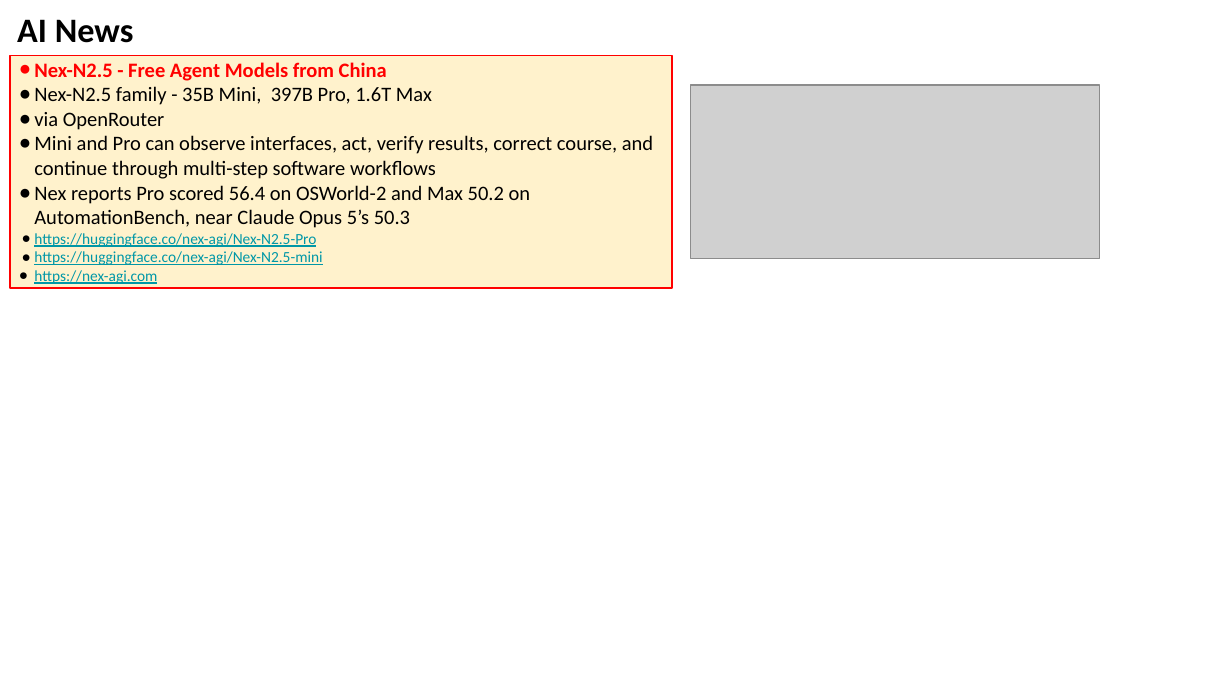
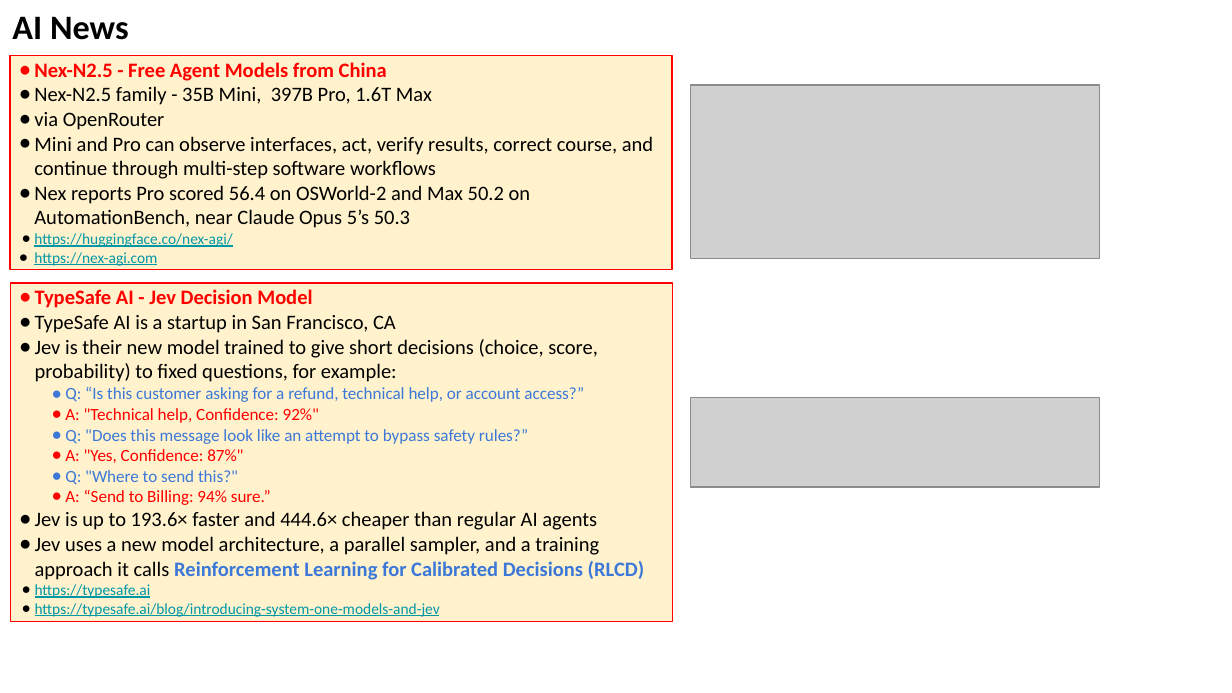
Before and after one commit to lselector/seminar, a slide deck: slide 21 of 2026/2026-09-18-AI-News.pptx (slide 20 before the commit). Drawn at 1232x693 pixels with LibreOffice and Linux fonts; fonts in the diff are those of the drawing; grey boxes stand for pictures. Boxes give left, top, right and bottom in pixels: in the first picture for what was removed or moved away, otherwise in the second. Text is boxed around its words. In the diff, an @@ line names an element or a change of style, - is before the commit and + after.

```diff
--- a/2026/2026-09-18-AI-News.pptx
+++ b/2026/2026-09-18-AI-News.pptx
@@ text "AI News": place and size @@
-text "AI News" at (17,19,134,43)
+text "AI News" at (12,16,129,40)
@@ rectangle "Nex-N2.5 - Free Agent Models ...": place and size @@
-rectangle "Nex-N2.5 - Free Agent Models ..." at (10,55,671,288)
+rectangle "Nex-N2.5 - Free Agent Models ..." at (10,55,671,270)
@@ text in rectangle at (34,233,232,247): text changed @@
-● https://huggingface.co/nex-agi/Nex-N2.5-Pro
-● https://huggingface.co/nex-agi/Nex-N2.5-mini
+● https://huggingface.co/nex-agi/
@@ rectangle added at (10,283,671,622), fill #FFF2CC, outline #FF0000 0.75 pt, 12 pt, text #000000 @@
+● TypeSafe AI - Jev Decision Model
+● TypeSafe AI is a startup in San Francisco, CA
+● Jev is their new model trained to give short decisions (choice, score, probability) to fixed questions, for example:
+● Q: “Is this customer asking for a refund, technical help, or account access?”
+● A: "Technical help, Confidence: 92%"
+● Q: "Does this message look like an attempt to bypass safety rules?”
+● A: "Yes, Confidence: 87%"
+● Q: "Where to send this?"
+● A: “Send to Billing: 94% sure.”
+● Jev is up to 193.6× faster and 444.6× cheaper than regular AI agents
+● Jev uses a new model architecture, a parallel sampler, and a training approach it calls Reinforcement Learning for Calibrated Decisions (RLCD)
+● https://typesafe.ai
+● https://typesafe.ai/blog/introducing-system-one-models-and-jev
@@ picture added at (691,397,1100,487) @@
```
Also in this commit, not shown: 19 other slides changed, 4 slides added, 4 slides removed.
